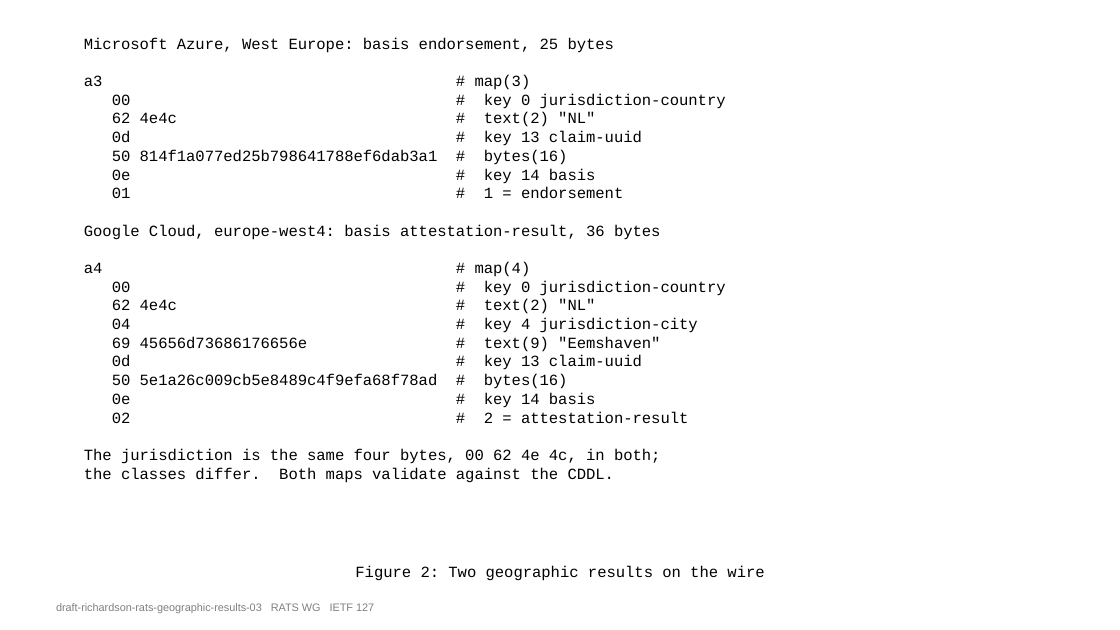
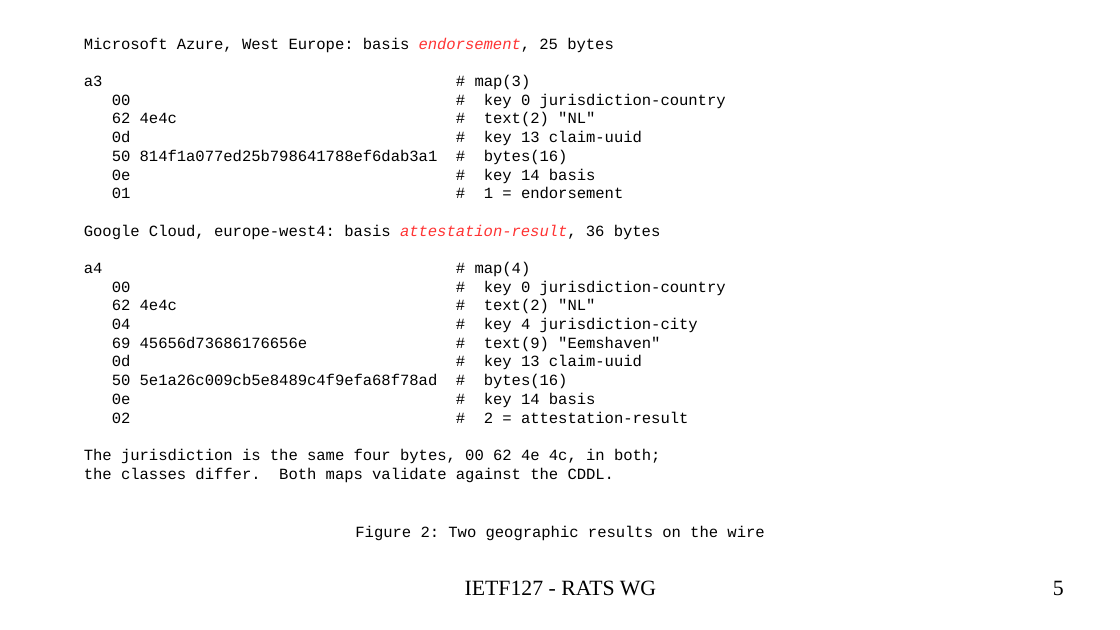
Before and after one commit to ietf-rats-wg/geographicresult, a slide deck: slide 5 of presentations/IETF127-GeographicAttestationResults.odp (slide 3 before the commit). Drawn at 1120x630 pixels with LibreOffice and Linux fonts; fonts in the diff are those of the drawing. Boxes give left, top, right and bottom in pixels: in the first picture for what was removed or moved away, otherwise in the second. Text is boxed around its words. In the diff, an @@ line names an element or a change of style, - is before the commit and + after.

```diff
--- a/presentations/IETF127-GeographicAttestationResults.odp
+++ b/presentations/IETF127-GeographicAttestationResults.odp
@@ text at (x1=84, y1=37, x2=661, y2=240): text colour #000000 to #FF3333, italic on in "endorsement,", "attestation-result," @@
@@ text "Figure 2: Two geographic results ..." moved from (x1=355, y1=565, x2=764, y2=581) to (x1=355, y1=526, x2=764, y2=541) @@
@@ text added at (x1=465, y1=580, x2=656, y2=596), 14 pt, text #000000 @@
+IETF127 - RATS WG
@@ page number added at (x1=1053, y1=580, x2=1064, y2=596), 14 pt, text #000000 @@
+5
@@ text removed at (x1=56, y1=603, x2=374, y2=613) @@
-draft-richardson-rats-geographic-results-03 RATS WG IETF 127
```
Also in this commit, not shown: 4 other slides changed, 3 slides added, 2 other files.
